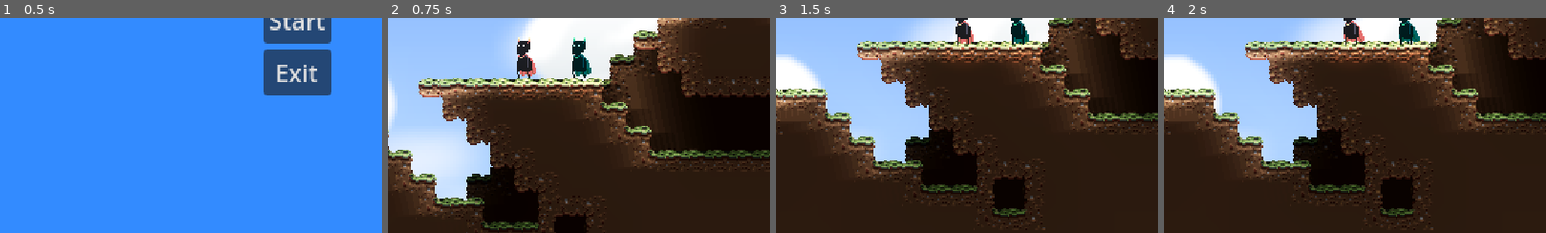
Above: before the commit, frames 1-4 (left to right).
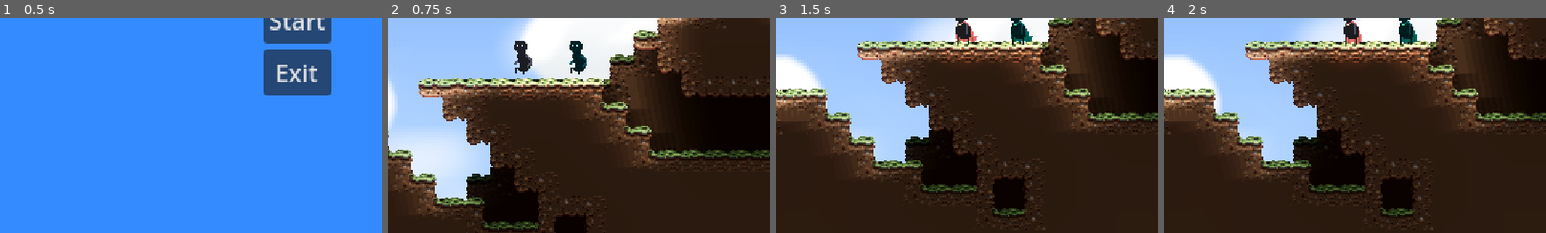
Above: after the commit, the same moments.

Repository: JohannesKoenig/fire-and-water
Game: Godot game, scene res://scenes/menu/main_menu.tscn
The game is run twice, just before and just after one commit, with the same random seed, the same clock (stepped at 60 frames per second) and the same inputs.
Inputs:
- Up to frame 1 (0.5 s): no input
- Up to frame 2 (0.75 s): click "Start" at 0.5 s
- Up to frame 3 (1.5 s): no input
- Up to frame 4 (2 s): no input
The pictures show only the part of the screen within x 11-61%, y 48-98%; the shares and areas given below are measured in that part.

Frame 1 is identical in both runs. In frame 2, 0.7% of the frame differs, in the area x 33-54%, y 8-28%; in frame 3, 0.2%; in frame 4, 0.2%.

Commit message:
add state machine to player character

Diff:
--- a/game/scenes/levels/level_4.tscn
+++ b/game/scenes/levels/level_4.tscn
@@ -28,9 +28,6 @@
 [node name="Placeholder" parent="." index="3"]
 text = "Level 4"
 
-[node name="Exit" parent="." index="4"]
-position = Vector2(574, 86)
-
 [node name="CollisionShape2D" type="CollisionShape2D" parent="KillZone" index="0"]
 position = Vector2(304, 423)
 shape = SubResource("RectangleShape2D_5eukd")
@@ -47,3 +44,6 @@
 z_index = 3
 position = Vector2(195, 164)
 path = NodePath("../Path2D")
+
+[node name="Exit" parent="." index="13"]
+position = Vector2(574, 86)
--- a/game/scenes/player_character.tscn
+++ b/game/scenes/player_character.tscn
@@ -1,10 +1,16 @@
-[gd_scene load_steps=9 format=3 uid="uid://c2hruii1pnk2u"]
+[gd_scene load_steps=15 format=3 uid="uid://c2hruii1pnk2u"]
 
 [ext_resource type="Script" path="res://scripts/player_character.gd" id="1_b4wwt"]
 [ext_resource type="PackedScene" uid="uid://b1lm6sv4v5brl" path="res://scenes/player_visuals.tscn" id="2_6ksa6"]
 [ext_resource type="Script" path="res://scripts/Rig.gd" id="3_dkkbr"]
 [ext_resource type="Script" path="res://scripts/player_input.gd" id="4_05o6e"]
 [ext_resource type="Script" path="res://scripts/HurtBox.gd" id="5_q3v0x"]
+[ext_resource type="Script" path="res://scripts/player/player_state_machine.gd" id="6_7g412"]
+[ext_resource type="Script" path="res://scripts/player/states/idle_player_state.gd" id="7_66sfx"]
+[ext_resource type="Script" path="res://scripts/player/states/walk_player_state.gd" id="8_hswm3"]
+[ext_resource type="Script" path="res://scripts/player/states/falling_player_state.gd" id="9_w0isi"]
+[ext_resource type="Script" path="res://scripts/player/states/jump_player_state.gd" id="10_vqxs3"]
+[ext_resource type="Script" path="res://scripts/player/states/landing_player_state.gd" id="11_v0cha"]
 
 [sub_resource type="CapsuleShape2D" id="CapsuleShape2D_cqnov"]
 radius = 5.0
@@ -58,4 +64,22 @@
 wait_time = 0.1
 one_shot = true
 
+[node name="PlayerStateMachine" type="Node" parent="."]
+script = ExtResource("6_7g412")
+
+[node name="Idle" type="Node" parent="PlayerStateMachine"]
+script = ExtResource("7_66sfx")
+
+[node name="Walk" type="Node" parent="PlayerStateMachine"]
+script = ExtResource("8_hswm3")
+
+[node name="Falling" type="Node" parent="PlayerStateMachine"]
+script = ExtResource("9_w0isi")
+
+[node name="Jump" type="Node" parent="PlayerStateMachine"]
+script = ExtResource("10_vqxs3")
+
+[node name="Landing" type="Node" parent="PlayerStateMachine"]
+script = ExtResource("11_v0cha")
+
 [connection signal="area_entered" from="HurtBox" to="HurtBox" method="_on_area_entered"]
--- a/game/scenes/player_visuals.tscn
+++ b/game/scenes/player_visuals.tscn
@@ -1,6 +1,7 @@
-[gd_scene load_steps=22 format=3 uid="uid://b1lm6sv4v5brl"]
+[gd_scene load_steps=36 format=3 uid="uid://b1lm6sv4v5brl"]
 
 [ext_resource type="Script" path="res://scripts/player_visuals.gd" id="1_i6iuw"]
+[ext_resource type="Texture2D" uid="uid://d4l6u4pg1q5gr" path="res://assets/sprite_animations/elemental-catalyst_jump.png" id="2_2jat2"]
 [ext_resource type="Texture2D" uid="uid://kqetjy8cujj1" path="res://assets/sprite_animations/elemental-catalyst_idle.png" id="2_4mvmr"]
 [ext_resource type="Texture2D" uid="uid://bkelu0bu3qc34" path="res://assets/sprite_animations/elemental-catalyst_walk.png" id="3_tygi1"]
 [ext_resource type="Texture2D" uid="uid://l0ovixr7mqum" path="res://resources/point_light_texture.tres" id="4_5jrv7"]
@@ -8,6 +9,22 @@
 [sub_resource type="CanvasItemMaterial" id="CanvasItemMaterial_7m88c"]
 light_mode = 1
 
+[sub_resource type="AtlasTexture" id="AtlasTexture_55ywf"]
+atlas = ExtResource("2_2jat2")
+region = Rect2(192, 0, 32, 32)
+
+[sub_resource type="AtlasTexture" id="AtlasTexture_ca3bi"]
+atlas = ExtResource("2_2jat2")
+region = Rect2(224, 0, 32, 32)
+
+[sub_resource type="AtlasTexture" id="AtlasTexture_m2qna"]
+atlas = ExtResource("2_2jat2")
+region = Rect2(256, 0, 32, 32)
+
+[sub_resource type="AtlasTexture" id="AtlasTexture_2dar5"]
+atlas = ExtResource("2_2jat2")
+region = Rect2(288, 0, 32, 32)
+
 [sub_resource type="AtlasTexture" id="AtlasTexture_08fjo"]
 atlas = ExtResource("2_4mvmr")
 region = Rect2(0, 0, 32, 32)
@@ -43,6 +60,42 @@
 [sub_resource type="AtlasTexture" id="AtlasTexture_em3ml"]
 atlas = ExtResource("2_4mvmr")
 region = Rect2(256, 0, 32, 32)
+
+[sub_resource type="AtlasTexture" id="AtlasTexture_qsyol"]
+atlas = ExtResource("2_2jat2")
+region = Rect2(0, 0, 32, 32)
+
+[sub_resource type="AtlasTexture" id="AtlasTexture_2kpwc"]
+atlas = ExtResource("2_2jat2")
+region = Rect2(32, 0, 32, 32)
+
+[sub_resource type="AtlasTexture" id="AtlasTexture_67ts0"]
+atlas = ExtResource("2_2jat2")
+region = Rect2(64, 0, 32, 32)
+
+[sub_resource type="AtlasTexture" id="AtlasTexture_7mc05"]
+atlas = ExtResource("2_2jat2")
+region = Rect2(96, 0, 32, 32)
+
+[sub_resource type="AtlasTexture" id="AtlasTexture_gn36v"]
+atlas = ExtResource("2_2jat2")
+region = Rect2(128, 0, 32, 32)
+
+[sub_resource type="AtlasTexture" id="AtlasTexture_tqd5t"]
+atlas = ExtResource("2_2jat2")
+region = Rect2(160, 0, 32, 32)
+
+[sub_resource type="AtlasTexture" id="AtlasTexture_foxr8"]
+atlas = ExtResource("2_2jat2")
+region = Rect2(320, 0, 32, 32)
+
+[sub_resource type="AtlasTexture" id="AtlasTexture_801kf"]
+atlas = ExtResource("2_2jat2")
+region = Rect2(352, 0, 32, 32)
+
+[sub_resource type="AtlasTexture" id="AtlasTexture_vtejm"]
+atlas = ExtResource("2_2jat2")
+region = Rect2(384, 0, 32, 32)
 
 [sub_resource type="AtlasTexture" id="AtlasTexture_5onkm"]
 atlas = ExtResource("3_tygi1")
@@ -72,6 +125,23 @@
 animations = [{
 "frames": [{
 "duration": 1.0,
+"texture": SubResource("AtlasTexture_55ywf")
+}, {
+"duration": 1.0,
+"texture": SubResource("AtlasTexture_ca3bi")
+}, {
+"duration": 1.0,
+"texture": SubResource("AtlasTexture_m2qna")
+}, {
+"duration": 1.0,
+"texture": SubResource("AtlasTexture_2dar5")
+}],
+"loop": true,
+"name": &"Falling",
+"speed": 5.0
+}, {
+"frames": [{
+"duration": 1.0,
 "texture": SubResource("AtlasTexture_08fjo")
 }, {
 "duration": 1.0,
@@ -99,11 +169,48 @@
 "texture": SubResource("AtlasTexture_em3ml")
 }],
 "loop": true,
-"name": &"idle",
+"name": &"Idle",
 "speed": 9.0
 }, {
 "frames": [{
 "duration": 1.0,
+"texture": SubResource("AtlasTexture_qsyol")
+}, {
+"duration": 1.0,
+"texture": SubResource("AtlasTexture_2kpwc")
+}, {
+"duration": 1.0,
+"texture": SubResource("AtlasTexture_67ts0")
+}, {
+"duration": 1.0,
+"texture": SubResource("AtlasTexture_7mc05")
+}, {
+"duration": 1.0,
+"texture": SubResource("AtlasTexture_gn36v")
+}, {
+"duration": 1.0,
+"texture": SubResource("AtlasTexture_tqd5t")
+}],
+"loop": true,
+"name": &"Jump",
+"speed": 5.0
+}, {
+"frames": [{
+"duration": 1.0,
+"texture": SubResource("AtlasTexture_foxr8")
+}, {
+"duration": 1.0,
+"texture": SubResource("AtlasTexture_801kf")
+}, {
+"duration": 1.0,
+"texture": SubResource("AtlasTexture_vtejm")
+}],
+"loop": true,
+"name": &"Landing",
+"speed": 5.0
+}, {
+"frames": [{
+"duration": 1.0,
 "texture": SubResource("AtlasTexture_5onkm")
 }, {
 "duration": 1.0,
@@ -122,7 +229,7 @@
 "texture": SubResource("AtlasTexture_mk43g")
 }],
 "loop": true,
-"name": &"walk",
+"name": &"Walk",
 "speed": 12.0
 }]
 
@@ -134,8 +241,9 @@
 material = SubResource("CanvasItemMaterial_7m88c")
 position = Vector2(0, -9)
 sprite_frames = SubResource("SpriteFrames_vtj8n")
-animation = &"walk"
-autoplay = "idle"
+animation = &"Walk"
+autoplay = "Idle"
+frame_progress = 0.948891
 
 [node name="PointLight2D" type="PointLight2D" parent="."]
 position = Vector2(0, -7)
--- /dev/null
+++ b/game/scripts/player/player_state_machine.gd
@@ -0,0 +1,29 @@
+class_name PlayerStateMachine extends Node
+
+var states: Dictionary = {}
+var current_state: String = "Idle"
+var _player: PlayerCharacter
+
+func accept_player(player: PlayerCharacter):
+	_player = player
+	for state in states.keys():
+		states[state].player = player
+
+func _ready():
+	for child in get_children():
+		if child is PlayerState:
+			states[child.name] = child
+
+
+func update(input: InputPackage, delta: float):
+	transition(input)
+	states[current_state].update(input, delta)
+
+func transition(input: InputPackage):
+	var current_state_node = states[current_state]
+	var next_state = current_state_node.transition(input)
+	if next_state != current_state:
+		var next_state_node = states[next_state]
+		current_state_node.on_exit()
+		next_state_node.on_enter()
+		current_state = next_state
--- /dev/null
+++ b/game/scripts/player/states/falling_player_state.gd
@@ -0,0 +1,23 @@
+class_name FallingPlayerState extends PlayerState
+
+const SPEED = 120
+var gravity = ProjectSettings.get_setting("physics/2d/default_gravity")
+
+
+@export var cojote_timer: float = 0.15
+
+func transition(input: InputPackage) -> String:
+	if not has_passed(cojote_timer):
+		if "Jump" in input.actions:
+			return "Jump"
+	if player.is_on_floor():
+		return "Landing"
+	return name
+
+func update(input: InputPackage, delta: float):
+	var direction = input.direction
+	if direction:
+		player.velocity.x = direction * SPEED
+	else:
+		player.velocity.x = move_toward(player.velocity.x, 0, SPEED)
+	player.velocity.y += gravity * delta
--- /dev/null
+++ b/game/scripts/player/states/idle_player_state.gd
@@ -0,0 +1,14 @@
+class_name IdlePlayerState extends PlayerState
+
+
+func transition(input: InputPackage) -> String:
+	if not player.is_on_floor():
+		return "Falling"
+	if "Jump" in input.actions:
+		return "Jump"
+	if "Walk" in input.actions:
+		return "Walk"
+	return name
+
+func on_enter():
+	player.velocity = Vector2.ZERO
--- /dev/null
+++ b/game/scripts/player/states/jump_player_state.gd
@@ -0,0 +1,21 @@
+class_name JumpPlayerState extends PlayerState
+
+const SPEED = 120
+const JUMP_VELOCITY = -300.0
+
+@export var transition_time: float = 0.3
+
+func transition(input: InputPackage) -> String:
+	if has_passed(transition_time):
+		return "Falling"
+	return name
+
+func on_enter():
+	player.velocity.y = JUMP_VELOCITY
+
+func update(input: InputPackage, delta: float):
+	var direction = input.direction
+	if direction:
+		player.velocity.x = direction * SPEED
+	else:
+		player.velocity.x = move_toward(player.velocity.x, 0, SPEED)
--- /dev/null
+++ b/game/scripts/player/states/landing_player_state.gd
@@ -0,0 +1,18 @@
+class_name LandingPlayerState extends PlayerState
+
+var SPEED = 120
+@export var transition_time: float = 0.1
+
+func transition(input: InputPackage) -> String:
+	if "Jump" in input.actions:
+		return "Jump"
+	if has_passed(transition_time):
+		return "Idle"
+	return name
+
+func update(input: InputPackage, delta: float):
+	var direction = input.direction
+	if direction:
+		player.velocity.x = direction * SPEED
+	else:
+		player.velocity.x = move_toward(player.velocity.x, 0, SPEED)
--- /dev/null
+++ b/game/scripts/player/states/player_state.gd
@@ -0,0 +1,26 @@
+class_name PlayerState extends Node
+
+var player: PlayerCharacter
+var enter_timestamp: float
+
+func transition(input: InputPackage) -> String:
+	return name
+
+func on_enter():
+	mark_enter_timestamp()
+
+func on_exit():
+	pass
+
+func update(input: InputPackage, delta: float):
+	pass
+
+
+func mark_enter_timestamp():
+	enter_timestamp = Time.get_unix_time_from_system()
+
+func time_in_state() -> float:
+	return Time.get_unix_time_from_system() - enter_timestamp
+
+func has_passed(time: float):
+	return time < time_in_state()
--- /dev/null
+++ b/game/scripts/player/states/walk_player_state.gd
@@ -0,0 +1,22 @@
+class_name WalkPlayerState extends PlayerState
+
+
+const SPEED = 120.0
+
+func transition(input: InputPackage) -> String:
+	if not player.is_on_floor():
+		return "Falling"
+
+	if "Jump" in input.actions:
+		return "Jump"
+	elif name in input.actions:
+		return name
+	else:
+		return "Idle"
+
+func update(input: InputPackage, delta: float):
+	var direction = input.direction
+	if direction:
+		player.velocity.x = direction * SPEED
+	else:
+		player.velocity.x = move_toward(player.velocity.x, 0, SPEED)
--- a/game/scripts/player_character.gd
+++ b/game/scripts/player_character.gd
@@ -1,21 +1,17 @@
 class_name PlayerCharacter extends CharacterBody2D
-
-
-
-const SPEED = 120.0
-const JUMP_VELOCITY = -300.0
 
 @onready var player_input: PlayerInput = $PlayerInput
 @onready var rig = $Rig
 @onready var cojote_timer = $CojoteTimer
+@onready var player_visuals = $PlayerVisuals
+@onready var player_state_machine = $PlayerStateMachine
 
-var was_on_floor: bool
-var jumping: bool = false
-
-# Get the gravity from the project settings to be synced with RigidBody nodes.
-var gravity = ProjectSettings.get_setting("physics/2d/default_gravity")
 
 signal dead
+
+func _ready():
+	player_visuals.accept_model(player_state_machine)
+	player_state_machine.accept_player(self)
 
 func _process(delta):
 	var input_package = player_input.get_input()
@@ -28,33 +24,8 @@
 
 func _physics_process(delta):
 	var input_package = player_input.get_input()
-	var direction = input_package.direction
-	if is_on_floor():
-		jumping = false
-	# Add the gravity.
-	if was_on_floor != is_on_floor():
-		cojote_timer.start()
-
-	if not is_on_floor():
-		velocity.y += gravity * delta
-
-	# Handle jump.
-	if "jump" in input_package.actions and can_jump():
-		jumping = true
-		cojote_timer.stop()
-		velocity.y = JUMP_VELOCITY
-
-	# Get the input direction and handle the movement/deceleration.
-	# As good practice, you should replace UI actions with custom gameplay actions.
-
-	if direction:
-		velocity.x = direction * SPEED
-	else:
-		velocity.x = move_toward(velocity.x, 0, SPEED)
-
-	was_on_floor = is_on_floor()
+	player_state_machine.update(input_package, delta)
 	move_and_slide()
-
 	input_package.queue_free()
 
 func set_player_id(id: int):
@@ -62,6 +33,3 @@
 
 func kill():
 	dead.emit()
-
-func can_jump() -> bool:
-	return is_on_floor() or not cojote_timer.is_stopped() and not jumping
--- a/game/scripts/player_input.gd
+++ b/game/scripts/player_input.gd
@@ -9,9 +9,13 @@
 		_contextualize_input_name("left"),
 		_contextualize_input_name("right"),
 	)
+	if input_package.direction != 0:
+		input_package.actions.append("Walk")
 
 	if Input.is_action_just_pressed(_contextualize_input_name("jump")):
-		input_package.actions.append("jump")
+		input_package.actions.append("Jump")
+
+	input_package.actions.append("Idle")
 	return input_package
 
 
--- a/game/scripts/player_visuals.gd
+++ b/game/scripts/player_visuals.gd
@@ -5,8 +5,12 @@
 
 @export var player_input : PlayerInput
 
+var _player_state_machine: PlayerStateMachine
 
-# Called every frame. 'delta' is the elapsed time since the previous frame.
+func accept_model(player_state_machine: PlayerStateMachine):
+	_player_state_machine = player_state_machine
+
+
 func _process(delta):
 	var input_package = player_input.get_input()
 	var direction = input_package.direction
@@ -16,8 +20,6 @@
 	else:
 		scale.x = -1
 
-	if direction == 0:
-		animated_sprite_2d.play("idle")
-	else:
-		animated_sprite_2d.play("walk")
+	animated_sprite_2d.play(_player_state_machine.current_state)
+
 	input_package.queue_free()
Binary file added: game/assets/sprite_animations/elemental-catalyst_jump.png
Not shown, added: game/assets/sprite_animations/elemental-catalyst_jump.png.import
Not shown, changed: asset_projects/aseprite/elemental-catalyst_jump.aseprite
